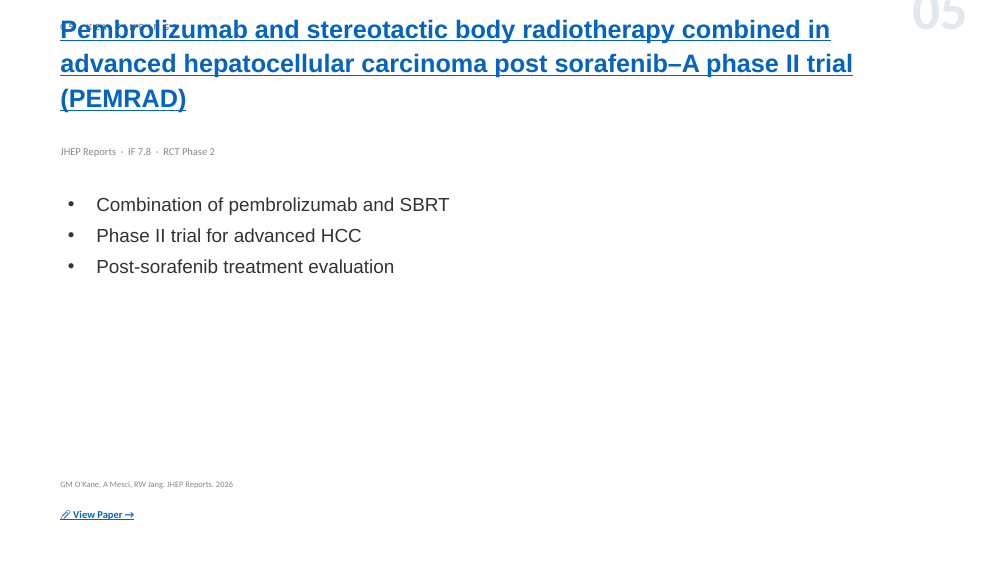
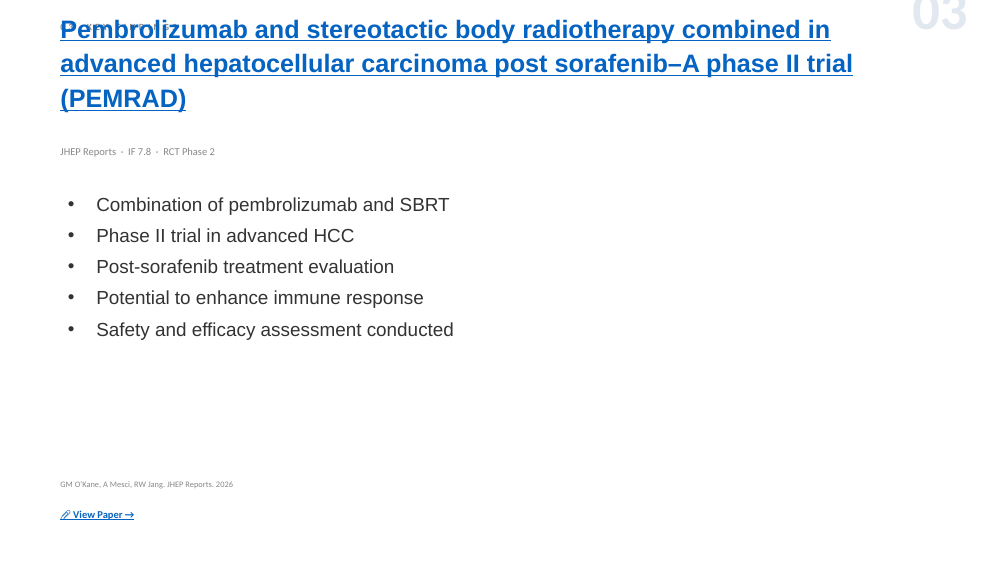
Before and after one commit to jejenhu-maker/hcc-weekly-digest, a slide deck: slide 5 of docs/digest-en.pptx (slide 7 before the commit). Drawn at 1008x567 pixels with LibreOffice and Linux fonts; fonts in the diff are those of the drawing. Boxes give left, top, right and bottom in pixels: in the first picture for what was removed or moved away, otherwise in the second. Text is boxed around its words. In the diff, an @@ line names an element or a change of style, - is before the commit and + after.

```diff
--- a/docs/digest-en.pptx
+++ b/docs/digest-en.pptx
@@ text at [756,8,968,8]: text changed @@
-05
+03
@@ text at [96,228,355,242]: text changed @@
-• Phase II trial for advanced HCC
+• Phase II trial in advanced HCC
@@ text at [96,290,454,340]: paragraphs added @@
+• Potential to enhance immune response
+• Safety and efficacy assessment conducted
```
Also in this commit, not shown: 11 other slides changed, 2 slides added, 2 slides removed, 2 other files.
